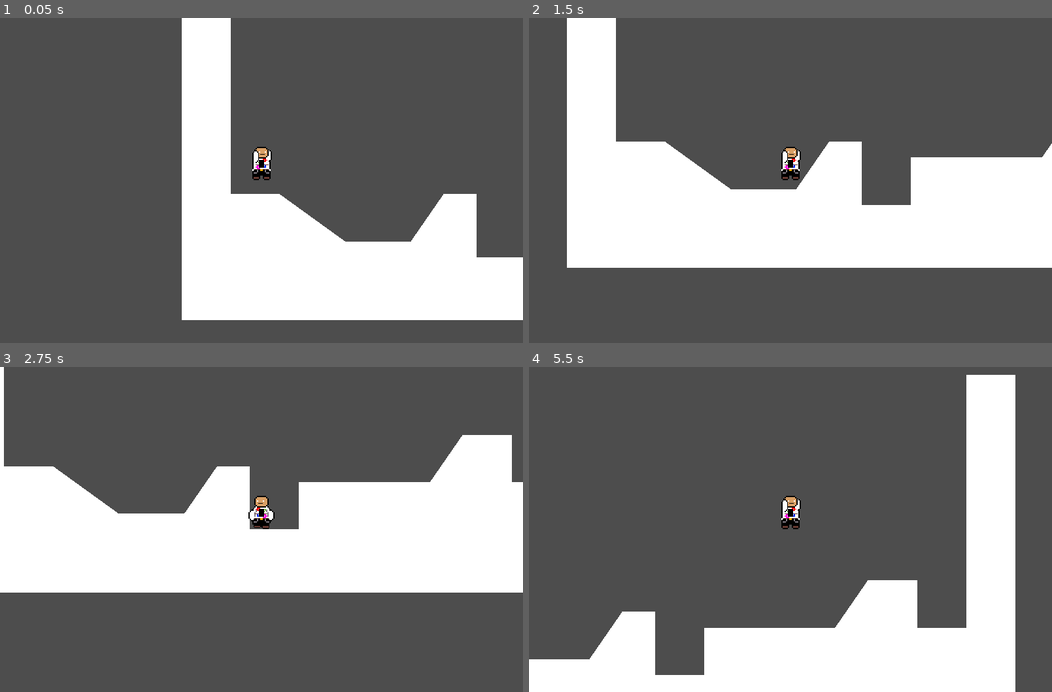
Above: before the commit, frames 1-4 (two rows, left to right).
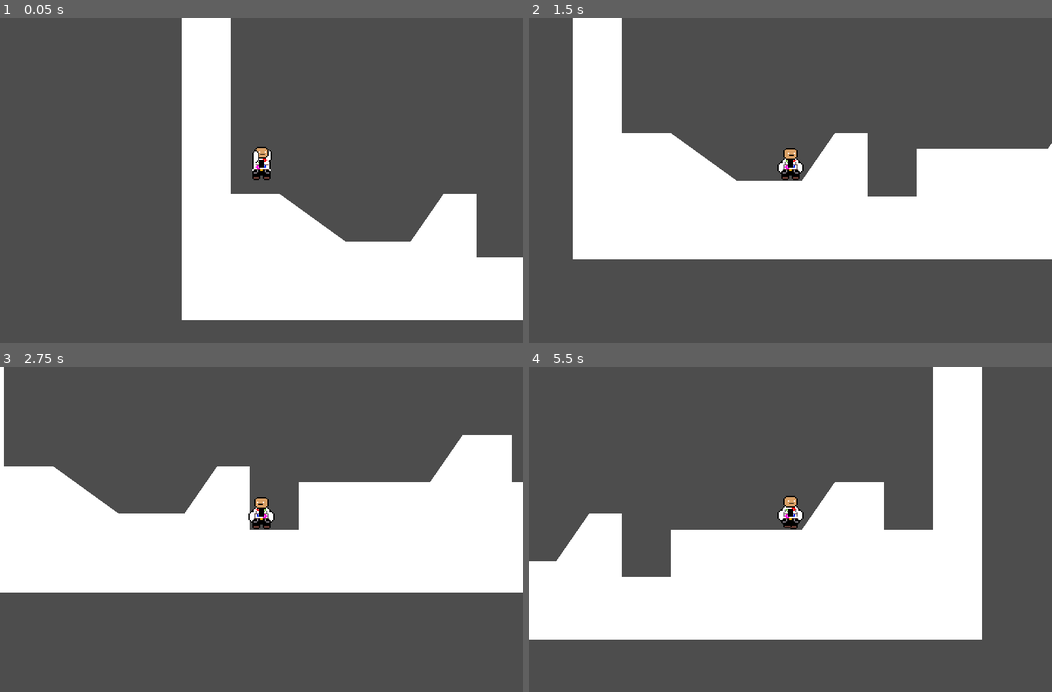
Above: after the commit, the same moments.

Repository: AnOropeza26/Capstone-game
Game: Godot game, scene res://world.tscn
The game is run twice, just before and just after one commit, with the same random seed, the same clock (stepped at 60 frames per second) and the same inputs.
Inputs:
- Up to frame 1 (0.05 s): no input
- Up to frame 2 (1.5 s): tap Enter (ui_accept) at 0.5, 0.6, 0.77, 1.07, 1.35 s; hold Right (ui_right) from 0.53 s (still down)
- Up to frame 3 (2.75 s): tap Enter (ui_accept) at 1.52, 1.82, 2.1 s; release Right (ui_right) at 2.03 s; hold Left (ui_left) from 2.03 s (still down)
- Up to frame 4 (5.5 s): release Left (ui_left) at 2.78 s; hold Right (ui_right) 2.78-4.28 s; tap Enter (ui_accept) at 2.85, 3.02, 3.32, 3.6, 3.77, 4.07, 4.35, 4.52, 4.82, 5.1 s; hold Left (ui_left) 4.28-5.03 s; hold Right (ui_right) from 5.03 s (still down)

The runs differ from the first frame. In frame 1, less than 0.1% of the frame differs, in the area x 53-85%, y 54-69%; in frame 2, 6.3%; in frame 3, 0.1%; in frame 4, 46%, in the area x 0-93%, y 0-100%.

Commit message:
Player Movement Data

Diff:
--- /dev/null
+++ b/DefaultMovementData.tres
@@ -0,0 +1,12 @@
+[gd_resource type="Resource" script_class="PlayerMovementData" load_steps=2 format=3 uid="uid://bj7jqgumi54rc"]
+
+[ext_resource type="Script" path="res://PlayerMovementData.gd" id="1_qmtcs"]
+
+[resource]
+script = ExtResource("1_qmtcs")
+speed = 175.0
+acceleration = 1000.0
+jump_velocity = -400.0
+friction = 4000.0
+gravity_scale = 1.1
+air_resistance = 10000.0
--- /dev/null
+++ b/FasterMovementData.tres
@@ -0,0 +1,10 @@
+[gd_resource type="Resource" script_class="PlayerMovementData" load_steps=2 format=3 uid="uid://cj1jhxyqpv64g"]
+
+[ext_resource type="Script" path="res://PlayerMovementData.gd" id="1_jd48j"]
+
+[resource]
+script = ExtResource("1_jd48j")
+speed = 200.0
+acceleration = 1300.0
+jump_velocity = -600.0
+friction = 4000.0
--- /dev/null
+++ b/PlayerMovementData.gd
@@ -0,0 +1,10 @@
+class_name PlayerMovementData
+extends Resource
+
+
+@export var speed = 175.0
+@export var acceleration = 1000.0
+@export var jump_velocity = -400.0
+@export var friction = 4000.0
+@export var gravity_scale = 1.0
+@export var air_resistance = 200.0
--- a/player.tscn
+++ b/player.tscn
@@ -1,15 +1,13 @@
-[gd_scene load_steps=17 format=3 uid="uid://x5vhp4acp7vh"]
+[gd_scene load_steps=18 format=3 uid="uid://x5vhp4acp7vh"]
 
+[ext_resource type="Resource" uid="uid://bj7jqgumi54rc" path="res://DefaultMovementData.tres" id="1_jkio6"]
 [ext_resource type="Texture2D" uid="uid://bgmtvtyg1wqu1" path="res://Movement-Sheet.png" id="1_okksx"]
 
 [sub_resource type="GDScript" id="GDScript_bm4dc"]
 script/source = "extends CharacterBody2D
 
 
-const SPEED = 175.0
-const ACCELERATION = 1000.0
-const JUMP_VELOCITY = -400.0
-const FRICTION = 4000.0
+@export var movement_data : PlayerMovementData
 
 var gravity = ProjectSettings.get_setting(\"physics/2d/default_gravity\")
 
@@ -23,6 +21,7 @@
 	var input_axis := Input.get_axis(\"ui_left\", \"ui_right\")
 	handle_acceleration(input_axis, delta)
 	apply_friction(input_axis, delta)
+	apply_air_resistance(input_axis, delta)
 	update_animations(input_axis)
 	var was_on_floor = is_on_floor()
 	move_and_slide()
@@ -33,23 +32,27 @@
 
 func apply_gravity(delta):
 	if not is_on_floor():
-		velocity.y += gravity * delta
+		velocity.y += gravity * movement_data.gravity_scale * delta
 
 func handle_jump():
 	if  is_on_floor() or coyote_jump_timer.time_left > 0.0:
 		if Input.is_action_just_pressed(\"ui_accept\"):
-			velocity.y = JUMP_VELOCITY
+			velocity.y = movement_data.jump_velocity
 	if not is_on_floor():
-		if Input.is_action_just_pressed(\"ui_accept\") and velocity.y < JUMP_VELOCITY/ 2 :
-			velocity.y = JUMP_VELOCITY / 1.2
+		if Input.is_action_just_pressed(\"ui_accept\") and velocity.y < movement_data.jump_velocity/ 2 :
+			velocity.y = movement_data.jump_velocity / 1.2
 
 func handle_acceleration(input_axis, delta):
 	if input_axis != 0:
-		velocity.x = move_toward(velocity.x, SPEED * input_axis, ACCELERATION * delta)
+		velocity.x = move_toward(velocity.x, movement_data.speed * input_axis, movement_data.acceleration * delta)
 
 func apply_friction(input_axis, delta):
-	if input_axis == 0:
-		velocity.x = move_toward(velocity.x, 0, FRICTION * delta)
+	if input_axis == 0 and is_on_floor():
+		velocity.x = move_toward(velocity.x, 0, movement_data.friction * delta)
+
+func apply_air_resistance(input_axis, delta):
+	if input_axis == 0 and not is_on_floor():
+		velocity.x = move_toward(velocity.x, 0, movement_data.air_resistance * delta)
 
 func update_animations(input_axis):
 	if input_axis != 0:
@@ -169,14 +172,16 @@
 
 [node name="Player" type="CharacterBody2D"]
 floor_constant_speed = true
-floor_snap_length = 2.0
 script = SubResource("GDScript_bm4dc")
+movement_data = ExtResource("1_jkio6")
 
 [node name="AnimatedSprite2D" type="AnimatedSprite2D" parent="."]
 position = Vector2(0, -20)
 scale = Vector2(0.1, 0.099)
 sprite_frames = SubResource("SpriteFrames_lhb2p")
 animation = &"run"
+frame = 1
+frame_progress = 0.572766
 
 [node name="CollisionShape2D" type="CollisionShape2D" parent="."]
 position = Vector2(0, -14)
